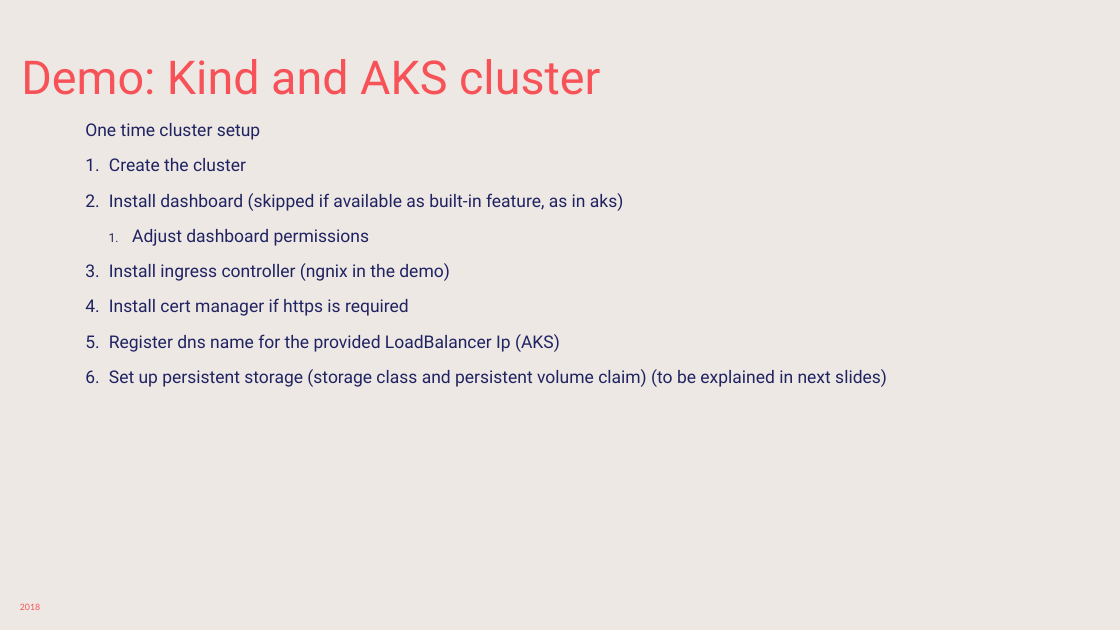
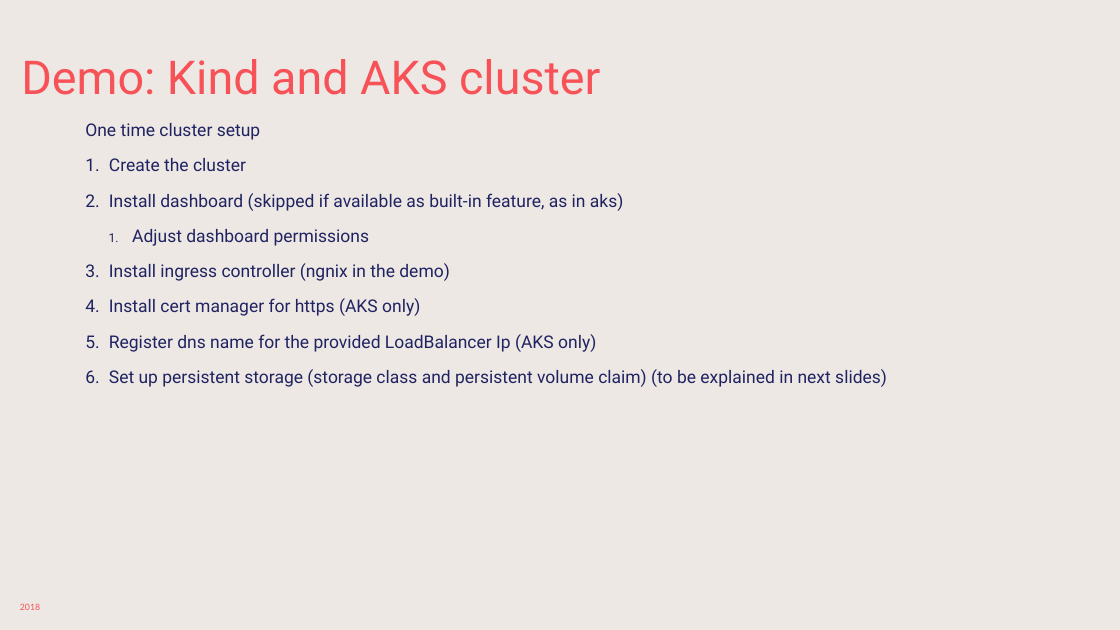
Before and after one commit to sabbadino/deltatre-community-meetups-session-3, a slide deck: slide 14 of K8s-basic.pptx. Drawn at 1120x630 pixels with LibreOffice and Linux fonts; fonts in the diff are those of the drawing; background and template pictures are left out. Boxes give left, top, right and bottom in pixels: in the first picture for what was removed or moved away, otherwise in the second. Text is boxed around its words. In the diff, an @@ line names an element or a change of style, - is before the commit and + after.

```diff
--- a/K8s-basic.pptx
+++ b/K8s-basic.pptx
@@ text at [109,298,596,352]: text changed @@
-4. Install cert manager if https is required
-5. Register dns name for the provided LoadBalancer Ip (AKS)
+4. Install cert manager for https (AKS only)
+5. Register dns name for the provided LoadBalancer Ip (AKS only)
```
Also in this commit, not shown: 5 other slides changed.
